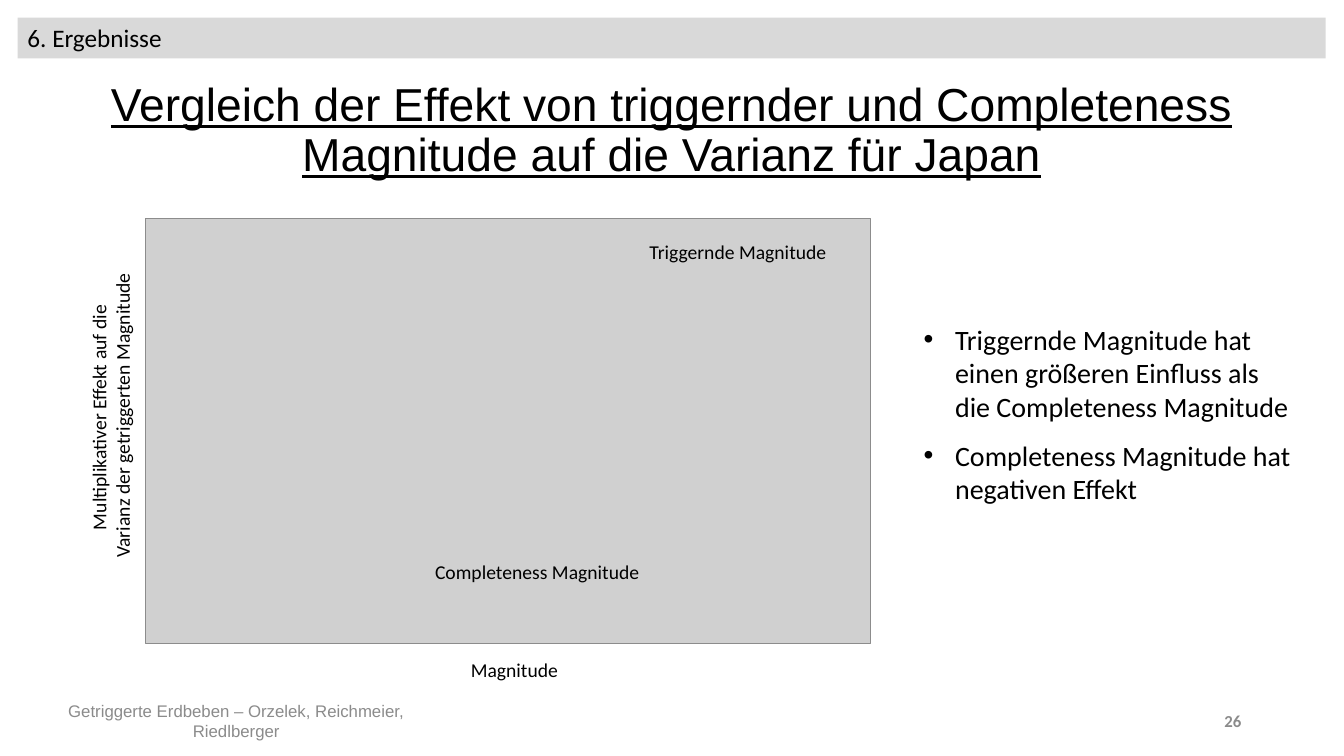
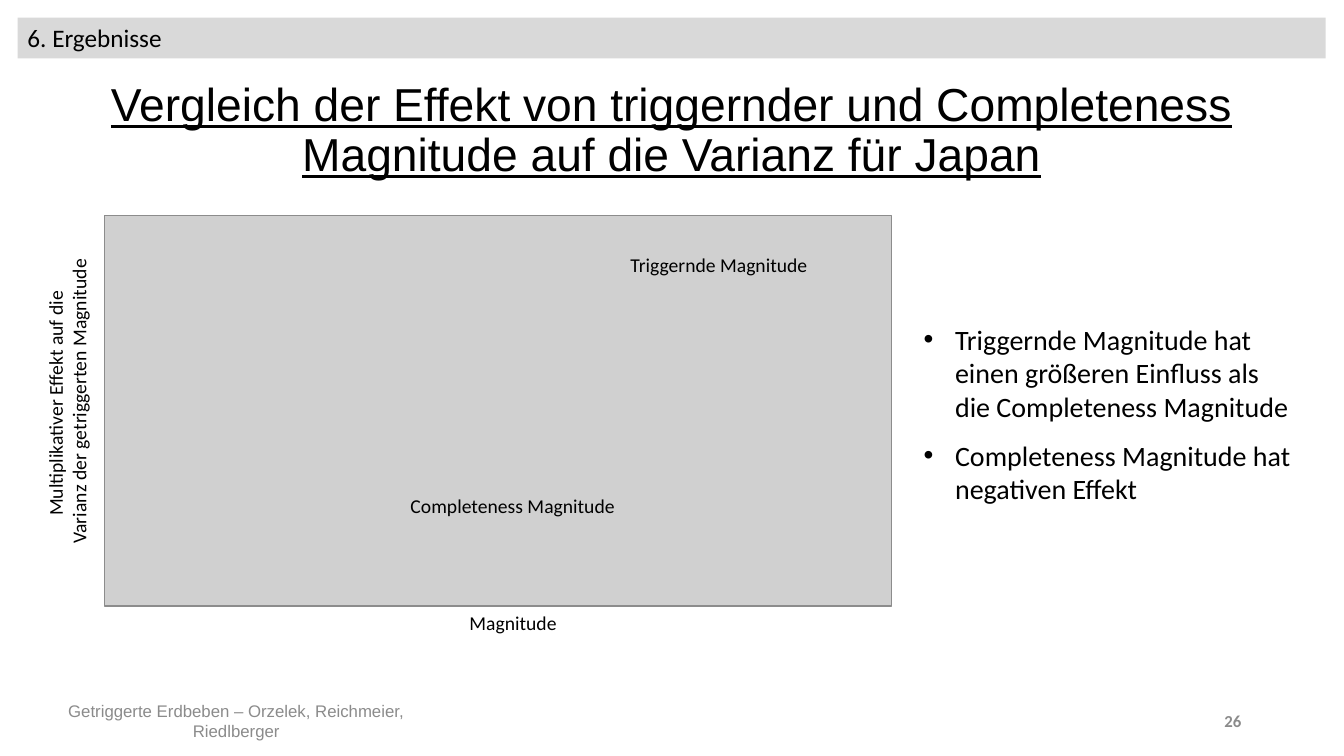
Before and after one commit to Kati77/Praktikum-Erdbeben, a slide deck: slide 26 of pp - AbschlusspräsentationX.pptx. Drawn at 1344x756 pixels with LibreOffice and Linux fonts; fonts in the diff are those of the drawing; grey boxes stand for pictures. Boxes give left, top, right and bottom in pixels: in the first picture for what was removed or moved away, otherwise in the second. Text is boxed around its words. In the diff, an @@ line names an element or a change of style, - is before the commit and + after.

```diff
--- a/pp - AbschlusspräsentationX.pptx
+++ b/pp - AbschlusspräsentationX.pptx
@@ text "Multiplikativer Effekt auf die" moved from (x1=88, y1=281, x2=135, y2=556) to (x1=44, y1=267, x2=92, y2=542) @@
@@ picture resized from (x1=145, y1=219, x2=871, y2=643) to (x1=105, y1=216, x2=892, y2=606) @@
@@ text "Triggernde Magnitude" moved from (x1=649, y1=245, x2=826, y2=263) to (x1=630, y1=258, x2=807, y2=276) @@
@@ text "Completeness Magnitude" moved from (x1=435, y1=565, x2=639, y2=583) to (x1=410, y1=499, x2=614, y2=517) @@
@@ text "Magnitude" moved from (x1=471, y1=663, x2=558, y2=681) to (x1=469, y1=616, x2=556, y2=634) @@
```
Also in this commit, not shown: 14 other slides changed, 1 slide removed, 1 other file.
